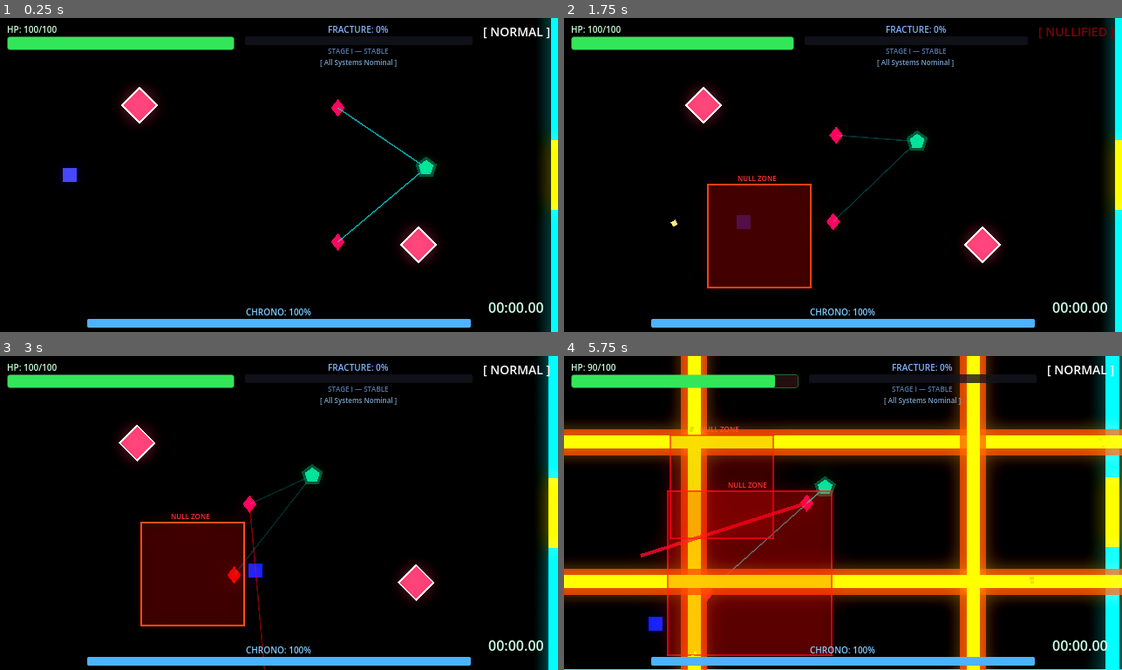
Above: before the commit, frames 1-4 (two rows, left to right).
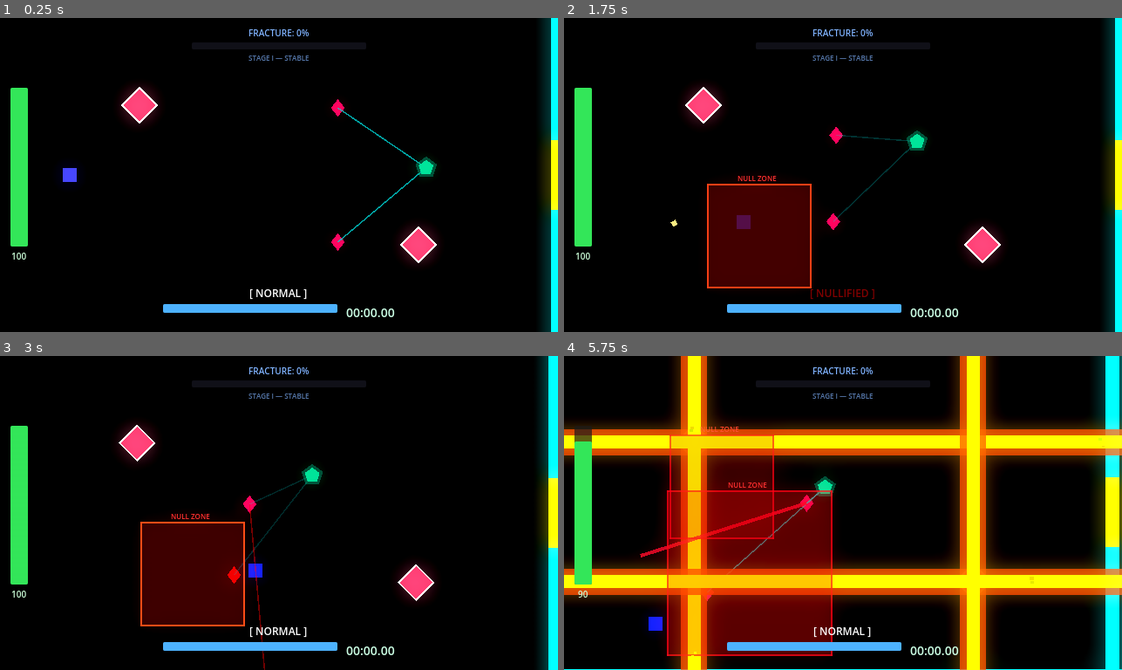
Above: after the commit, the same moments.

Repository: scarf-y/Polychron
Game: Godot game, scene res://scenes/levels/level_02.tscn
Two runs of this game, one before a commit and one after it. Both use one fixed random seed, a clock stepped at 60 frames per second and the inputs below. This scene is started directly instead of the project's main scene.
Inputs (mouse positions are in pixels of both pictures, inside the frame that each line leads up to):
- Up to frame 1 (0.25 s): no input
- Up to frame 2 (1.75 s): tap Enter at 0.5 s; move the mouse to (965, 159) at 0.52 s; hold D (move_right) 0.53-1.28 s; tap Q (dash) at 0.6 s; move the mouse to (731, 190) at 1.27 s; hold S (move_down) from 1.28 s (still down); click (731, 190) at 1.35 s
- Up to frame 3 (3 s): move the mouse to (334, 443) at 2.02 s; release S (move_down) at 2.03 s; hold D (move_right) 2.03-2.78 s; tap E (time_erase) at 2.1 s; move the mouse to (251, 575) at 2.77 s; hold W (move_up) from 2.78 s (still down); tap Shift (time_slow) at 2.85 s
- Up to frame 4 (5.75 s): move the mouse to (1010, 560) at 3.52 s; release W (move_up) at 3.53 s; hold A (move_left) 3.53-5.03 s; tap Space (time_stop) at 3.6 s; move the mouse to (675, 465) at 4.27 s; tap Enter at 4.35 s; move the mouse to (870, 513) at 5.02 s; hold S (move_down) from 5.03 s (still down); tap Q (dash) at 5.1 s

The runs differ from the first frame. In frame 1, 7.6% of the frame differs, in the area x 1-99%, y 2-99%; in frame 2, 7.6%; in frame 3, 7.6%; in frame 4, 7.6%.

Commit message:
feat: HUD rework, Time Slow damage buff, and Sentinel SFX integration

Diff:
--- a/scripts/bullet.gd
+++ b/scripts/bullet.gd
@@ -80,6 +80,10 @@
 			damage = result[0]
 			is_crit = result[1]
 
+			# Time Slow Damage Buff: 1.25x
+			if TimeManager.current_state == TimeManager.TimeState.SLOWED:
+				damage *= 1.25
+
 		# Check if enemy has damage reduction (Data Shield from Dampener)
 		if body.has_method("get_damage_reduction"):
 			var reduction: float = body.get_damage_reduction()
--- a/scripts/hud.gd
+++ b/scripts/hud.gd
@@ -79,68 +79,23 @@
 	if old_container:
 		old_container.queue_free()
 
-	# === TOP BAR (HP + Fracture + State) ===
-	var top_bar := HBoxContainer.new()
-	top_bar.name = "TopBar"
-	top_bar.set_anchors_preset(Control.PRESET_TOP_WIDE)
-	top_bar.offset_left = 8.0
-	top_bar.offset_right = -8.0
-	top_bar.offset_top = 6.0
-	top_bar.offset_bottom = 50.0
-	top_bar.add_theme_constant_override("separation", 12)
-	add_child(top_bar)
-
-	# Game Timer Label
-	game_timer_label = Label.new()
-	game_timer_label.text = "00:00.00"
-	game_timer_label.add_theme_font_size_override("font_size", 16)
-	game_timer_label.add_theme_color_override("font_color", Color(0.8, 1.0, 0.9))
-	game_timer_label.set_anchors_preset(Control.PRESET_BOTTOM_RIGHT)
-	game_timer_label.grow_horizontal = Control.GROW_DIRECTION_BEGIN
-	game_timer_label.grow_vertical = Control.GROW_DIRECTION_BEGIN
-	game_timer_label.offset_left = -120.0
-	game_timer_label.offset_top = -40.0
-	game_timer_label.offset_right = -16.0
-	game_timer_label.offset_bottom = -16.0
-	game_timer_label.horizontal_alignment = HORIZONTAL_ALIGNMENT_RIGHT
-	add_child(game_timer_label)
-
-	# --- HP Section ---
+	# --- HP SECTION (Vertical Left) ---
 	var hp_vbox := VBoxContainer.new()
-	hp_vbox.add_theme_constant_override("separation", 1)
-	hp_vbox.size_flags_horizontal = Control.SIZE_EXPAND_FILL
-	top_bar.add_child(hp_vbox)
-
-	# HP Header
-	hp_label = Label.new()
-	hp_label.text = "HP: 100/100"
-	hp_label.add_theme_font_size_override("font_size", 10)
-	hp_label.add_theme_color_override("font_color", Color(0.8, 1.0, 0.85))
-	hp_vbox.add_child(hp_label)
-
-	# HP Bar with background
-	hp_panel = PanelContainer.new()
-	hp_panel.custom_minimum_size = Vector2(160, 14)
-	var hp_style := StyleBoxFlat.new()
-	hp_style.bg_color = Color(0.1, 0.1, 0.12, 0.9)
-	hp_style.corner_radius_top_left = 3
-	hp_style.corner_radius_top_right = 3
-	hp_style.corner_radius_bottom_left = 3
-	hp_style.corner_radius_bottom_right = 3
-	hp_style.border_color = Color(0.3, 0.8, 0.4, 0.5)
-	hp_style.border_width_left = 1
-	hp_style.border_width_right = 1
-	hp_style.border_width_top = 1
-	hp_style.border_width_bottom = 1
-	hp_panel.add_theme_stylebox_override("panel", hp_style)
-	hp_vbox.add_child(hp_panel)
+	hp_vbox.set_anchors_preset(Control.PRESET_LEFT_WIDE)
+	hp_vbox.offset_left = 12.0
+	hp_vbox.offset_top = 80.0
+	hp_vbox.offset_bottom = -80.0
+	hp_vbox.offset_right = 32.0
+	hp_vbox.alignment = BoxContainer.ALIGNMENT_CENTER
+	add_child(hp_vbox)
 
 	hp_bar = ProgressBar.new()
+	hp_bar.fill_mode = ProgressBar.FILL_BOTTOM_TO_TOP
 	hp_bar.max_value = 100.0
 	hp_bar.value = 100.0
 	hp_bar.show_percentage = false
-	hp_bar.custom_minimum_size = Vector2(160, 14)
-	hp_bar.size_flags_horizontal = Control.SIZE_EXPAND_FILL
+	hp_bar.custom_minimum_size = Vector2(10, 0)
+	hp_bar.size_flags_vertical = Control.SIZE_EXPAND_FILL
 	# Style the fill
 	var hp_fill := StyleBoxFlat.new()
 	hp_fill.bg_color = Color(0.2, 0.9, 0.35)
@@ -150,19 +105,29 @@
 	hp_fill.corner_radius_bottom_right = 2
 	hp_bar.add_theme_stylebox_override("fill", hp_fill)
 	var hp_bg := StyleBoxFlat.new()
-	hp_bg.bg_color = Color(0.15, 0.05, 0.05, 0.8)
+	hp_bg.bg_color = Color(0.1, 0.1, 0.1, 0.7)
 	hp_bg.corner_radius_top_left = 2
 	hp_bg.corner_radius_top_right = 2
 	hp_bg.corner_radius_bottom_left = 2
 	hp_bg.corner_radius_bottom_right = 2
 	hp_bar.add_theme_stylebox_override("background", hp_bg)
-	hp_panel.add_child(hp_bar)
-
-	# --- Fracture Section (Center) ---
+	hp_vbox.add_child(hp_bar)
+
+	hp_label = Label.new()
+	hp_label.text = "HP"
+	hp_label.add_theme_font_size_override("font_size", 10)
+	hp_label.horizontal_alignment = HORIZONTAL_ALIGNMENT_CENTER
+	hp_vbox.add_child(hp_label)
+
+	# --- FRACTURE SECTION (Top Middle) ---
 	var fracture_vbox := VBoxContainer.new()
-	fracture_vbox.add_theme_constant_override("separation", 1)
-	fracture_vbox.size_flags_horizontal = Control.SIZE_EXPAND_FILL
-	top_bar.add_child(fracture_vbox)
+	fracture_vbox.set_anchors_preset(Control.PRESET_CENTER_TOP)
+	fracture_vbox.grow_horizontal = Control.GROW_DIRECTION_BOTH
+	fracture_vbox.offset_top = 10.0
+	fracture_vbox.offset_left = -100.0
+	fracture_vbox.offset_right = 100.0
+	fracture_vbox.alignment = BoxContainer.ALIGNMENT_CENTER
+	add_child(fracture_vbox)
 
 	fracture_label = Label.new()
 	fracture_label.text = "FRACTURE: 0%"
@@ -175,7 +140,7 @@
 	fracture_bar.max_value = 100.0
 	fracture_bar.value = 0.0
 	fracture_bar.show_percentage = false
-	fracture_bar.custom_minimum_size = Vector2(140, 10)
+	fracture_bar.custom_minimum_size = Vector2(160, 8)
 	var frac_fill := StyleBoxFlat.new()
 	frac_fill.bg_color = Color(0.3, 0.5, 1.0)
 	frac_fill.corner_radius_top_left = 2
@@ -199,43 +164,27 @@
 	fracture_stage_label.horizontal_alignment = HORIZONTAL_ALIGNMENT_CENTER
 	fracture_vbox.add_child(fracture_stage_label)
 
-	fracture_debuff_label = Label.new()
-	fracture_debuff_label.text = "[ All Systems Nominal ]"
-	fracture_debuff_label.add_theme_font_size_override("font_size", 8)
-	fracture_debuff_label.add_theme_color_override("font_color", Color(0.6, 0.8, 1.0, 0.8))
-	fracture_debuff_label.horizontal_alignment = HORIZONTAL_ALIGNMENT_CENTER
-	fracture_vbox.add_child(fracture_debuff_label)
-
-	# --- State Label (Right) ---
-	var state_vbox := VBoxContainer.new()
-	state_vbox.add_theme_constant_override("separation", 2)
-	state_vbox.size_flags_horizontal = Control.SIZE_SHRINK_END
-	top_bar.add_child(state_vbox)
+	# --- BOTTOM SECTION (Chrono + State + Timer) ---
+	var bottom_container := VBoxContainer.new()
+	bottom_container.set_anchors_preset(Control.PRESET_CENTER_BOTTOM)
+	bottom_container.grow_horizontal = Control.GROW_DIRECTION_BOTH
+	bottom_container.grow_vertical = Control.GROW_DIRECTION_BEGIN
+	bottom_container.offset_bottom = -12.0
+	bottom_container.offset_left = -150.0
+	bottom_container.offset_right = 150.0
+	bottom_container.alignment = BoxContainer.ALIGNMENT_CENTER
+	add_child(bottom_container)
 
 	state_label = Label.new()
 	state_label.text = "[ NORMAL ]"
-	state_label.add_theme_font_size_override("font_size", 14)
-	state_label.add_theme_color_override("font_color", Color.WHITE)
-	state_label.horizontal_alignment = HORIZONTAL_ALIGNMENT_RIGHT
-	state_vbox.add_child(state_label)
-
-	# === BOTTOM BAR (Gauge) ===
-	var bottom_bar := VBoxContainer.new()
-	bottom_bar.name = "BottomBar"
-	bottom_bar.set_anchors_preset(Control.PRESET_BOTTOM_WIDE)
-	bottom_bar.offset_left = 100.0
-	bottom_bar.offset_right = -100.0
-	bottom_bar.offset_top = -30.0
-	bottom_bar.offset_bottom = -6.0
-	bottom_bar.add_theme_constant_override("separation", 1)
-	add_child(bottom_bar)
-
-	gauge_label = Label.new()
-	gauge_label.text = "CHRONO: 100%"
-	gauge_label.add_theme_font_size_override("font_size", 10)
-	gauge_label.add_theme_color_override("font_color", Color(0.5, 0.8, 1.0))
-	gauge_label.horizontal_alignment = HORIZONTAL_ALIGNMENT_CENTER
-	bottom_bar.add_child(gauge_label)
+	state_label.add_theme_font_size_override("font_size", 12)
+	state_label.horizontal_alignment = HORIZONTAL_ALIGNMENT_CENTER
+	bottom_container.add_child(state_label)
+
+	var chrono_hbox := HBoxContainer.new()
+	chrono_hbox.alignment = BoxContainer.ALIGNMENT_CENTER
+	chrono_hbox.add_theme_constant_override("separation", 10)
+	bottom_container.add_child(chrono_hbox)
 
 	gauge_bar = ProgressBar.new()
 	gauge_bar.max_value = 100.0
@@ -256,19 +205,23 @@
 	gauge_bg.corner_radius_bottom_left = 2
 	gauge_bg.corner_radius_bottom_right = 2
 	gauge_bar.add_theme_stylebox_override("background", gauge_bg)
-	bottom_bar.add_child(gauge_bar)
-
-	# === LOCKDOWN WARNING (Center of screen, hidden by default) ===
+	chrono_hbox.add_child(gauge_bar)
+
+	game_timer_label = Label.new()
+	game_timer_label.text = "00:00.00"
+	game_timer_label.add_theme_font_size_override("font_size", 14)
+	game_timer_label.add_theme_color_override("font_color", Color(0.8, 1.0, 0.9))
+	chrono_hbox.add_child(game_timer_label)
+
+	# === LOCKDOWN WARNING ===
 	lockdown_warning = Label.new()
-	lockdown_warning.name = "LockdownWarning"
-	lockdown_warning.text = "⚠ LOCKDOWN — KILL TO RE-SYNC ⚠"
+	lockdown_warning.text = "⚠ LOCKDOWN ⚠"
 	lockdown_warning.set_anchors_preset(Control.PRESET_CENTER)
 	lockdown_warning.grow_horizontal = Control.GROW_DIRECTION_BOTH
 	lockdown_warning.grow_vertical = Control.GROW_DIRECTION_BOTH
-	lockdown_warning.add_theme_font_size_override("font_size", 16)
-	lockdown_warning.add_theme_color_override("font_color", Color(1.0, 0.15, 0.15))
+	lockdown_warning.add_theme_font_size_override("font_size", 18)
+	lockdown_warning.add_theme_color_override("font_color", Color(1.0, 0.2, 0.2))
 	lockdown_warning.horizontal_alignment = HORIZONTAL_ALIGNMENT_CENTER
-	lockdown_warning.vertical_alignment = VERTICAL_ALIGNMENT_CENTER
 	lockdown_warning.visible = false
 	add_child(lockdown_warning)
 
@@ -442,24 +395,13 @@
 			else:
 				fill_style.bg_color = Color(1.0, 0.2, 0.2)
 
-		# Border glow on HP panel
-		if hp_panel:
-			var panel_style: StyleBoxFlat = hp_panel.get_theme_stylebox("panel") as StyleBoxFlat
-			if panel_style:
-				if ratio > 0.5:
-					panel_style.border_color = Color(0.3, 0.8, 0.4, 0.5)
-				elif ratio > 0.25:
-					panel_style.border_color = Color(1.0, 0.85, 0.2, 0.6)
-				else:
-					panel_style.border_color = Color(1.0, 0.2, 0.2, 0.8)
-
 		# Flash on damage
 		var tween := create_tween()
 		tween.tween_property(hp_bar, "modulate:a", 0.5, 0.05)
 		tween.tween_property(hp_bar, "modulate:a", 1.0, 0.1)
 
 	if hp_label:
-		hp_label.text = "HP: %d/100" % int(hp)
+		hp_label.text = "%d" % int(hp)
 		# Color the label too
 		var ratio: float = hp / 100.0
 		if ratio > 0.5:
--- a/scripts/prism.gd
+++ b/scripts/prism.gd
@@ -32,10 +32,12 @@
 	if is_dead or not is_active_in_room:
 		return
 
-	# Obey time stop for the enemy base
+	# --- Time State Reactions ---
 	if TimeManager.current_state == TimeManager.TimeState.STOPPED:
 		modulate = Color(0.3, 0.3, 0.3)
-		# Pause timer during time stop
+		# Laser still hits player during time stop if it was already firing
+		if current_state == State.FIRING:
+			_check_laser_damage()
 		return
 	elif TimeManager.current_state == TimeManager.TimeState.ERASED:
 		modulate = Color(1.0, 0.5, 0.5, 0.5)
@@ -66,18 +68,20 @@
 				_timer = IDLE_TIME
 				_laser_area.monitoring = false
 			else:
-				# Deal continuous damage
-				if _damage_timer <= 0.0:
-					var hit_player = false
-					for body in _laser_area.get_overlapping_bodies():
-						if body.is_in_group("player") and body.has_method("take_damage"):
-							body.take_damage(DAMAGE)
-							hit_player = true
-							GameJuice.screen_shake(4.0, 0.5)
-					if hit_player:
-						_damage_timer = DAMAGE_TICK
+				_check_laser_damage()
 
 	queue_redraw()
+
+func _check_laser_damage() -> void:
+	if _damage_timer <= 0.0:
+		var hit_player = false
+		for body in _laser_area.get_overlapping_bodies():
+			if body.is_in_group("player") and body.has_method("take_damage"):
+				body.take_damage(DAMAGE)
+				hit_player = true
+				GameJuice.screen_shake(4.0, 0.5)
+		if hit_player:
+			_damage_timer = DAMAGE_TICK
 
 func _draw() -> void:
 	# Draw Core (Diamond)
--- a/scripts/sentinel.gd
+++ b/scripts/sentinel.gd
@@ -181,6 +181,7 @@
 		_state_timer = LASER_DURATION
 		_laser_line.default_color = Color(1, 0.3, 0.3, 1.0)
 		_laser_line.width = 4.0
+		GameJuice.play_sfx("res://assets/audio/sentinelLaser.wav", 0.0, 1.0, "Gameplay")
 
 func _handle_laser_firing(delta: float, player: Node2D) -> void:
 	_state_timer -= delta
--- a/scripts/tutorial_level.gd
+++ b/scripts/tutorial_level.gd
@@ -20,12 +20,12 @@
 	},
 	{
 		"title": "TIME SLOW",
-		"info": "Hold SHIFT to Slow Time\nDrains the CHRONO BAR (Blue Bar)",
+		"info": "Hold SHIFT to Slow Time\nDrains the CHRONO BAR (Blue Bar)\nBullets deal 1.25x DAMAGE while slowed!",
 		"condition": "slow"
 	},
 	{
 		"title": "TIME STOP",
-		"info": "Hold SPACE to Stop Time\nDrains the CHRONO BAR quickly",
+		"info": "Hold SPACE to Stop Time\nDrains the CHRONO BAR quickly\nDashing (Q) is faster and covers more distance!",
 		"condition": "stop"
 	},
 	{
@@ -35,7 +35,7 @@
 	},
 	{
 		"title": "FRACTURE & LOCKDOWN",
-		"info": "Abilities build FRACTURE (Red/Purple Bar)\nReach 100% Fracture to trigger LOCKDOWN\n(Use abilities until the bar is full!)",
+		"info": "Abilities build FRACTURE (Red/Purple Bar)\nHigh Fracture causes DEBUFFS (Slower, less Crits)\nReach 100% to trigger LOCKDOWN (Abilities Locked)",
 		"condition": "kill"
 	},
 	{
